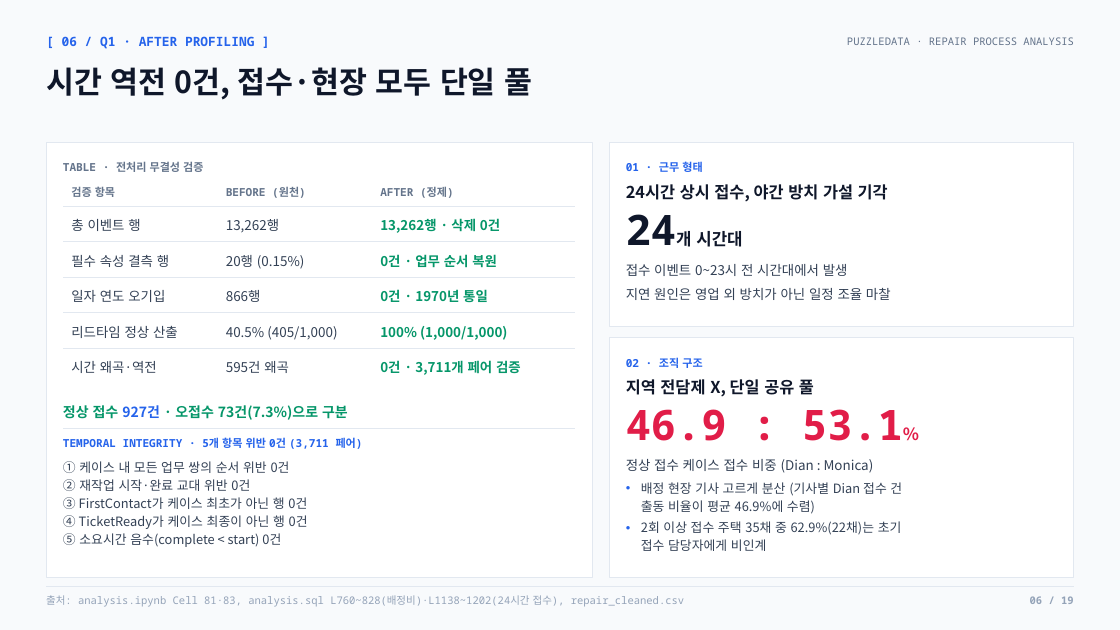
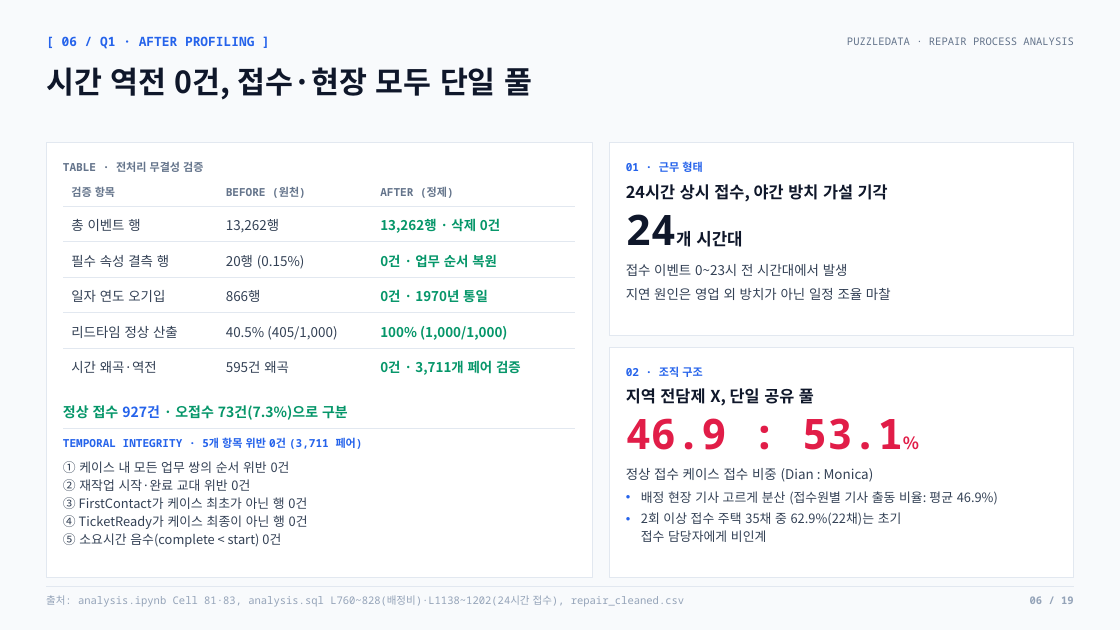
Before and after one commit to nus1245/puzzle_data, a slide deck: slide 6 of outputs/pptx/puzzledata_repair_report.pptx. Drawn at 1120x630 pixels with LibreOffice and Linux fonts; fonts in the diff are those of the drawing. Boxes give left, top, right and bottom in pixels: in the first picture for what was removed or moved away, otherwise in the second. Text is boxed around its words. In the diff, an @@ line names an element or a change of style, - is before the commit and + after.

```diff
--- a/outputs/pptx/puzzledata_repair_report.pptx
+++ b/outputs/pptx/puzzledata_repair_report.pptx
@@ rectangle resized from (x1=609, y1=143, x2=1074, y2=326) to (x1=609, y1=143, x2=1074, y2=335) @@
@@ rectangle resized from (x1=609, y1=338, x2=1074, y2=578) to (x1=609, y1=347, x2=1074, y2=578) @@
@@ 4 texts moved together from (x1=626, y1=357, x2=903, y2=473) to (x1=626, y1=366, x2=903, y2=482) @@
@@ text "배정 현장 기사 고르게 분산 ..." moved from (x1=641, y1=482, x2=902, y2=551) to (x1=641, y1=491, x2=998, y2=542) @@
@@ text at (x1=641, y1=491, x2=998, y2=505): text changed @@
-• 배정 현장 기사 고르게 분산 (기사별 Dian 접수 건
-  출동 비율이 평균 46.9%에 수렴)
+• 배정 현장 기사 고르게 분산 (접수원별 기사 출동 비율: 평균 46.9%)
```
Also in this commit, not shown: 2 other files.
